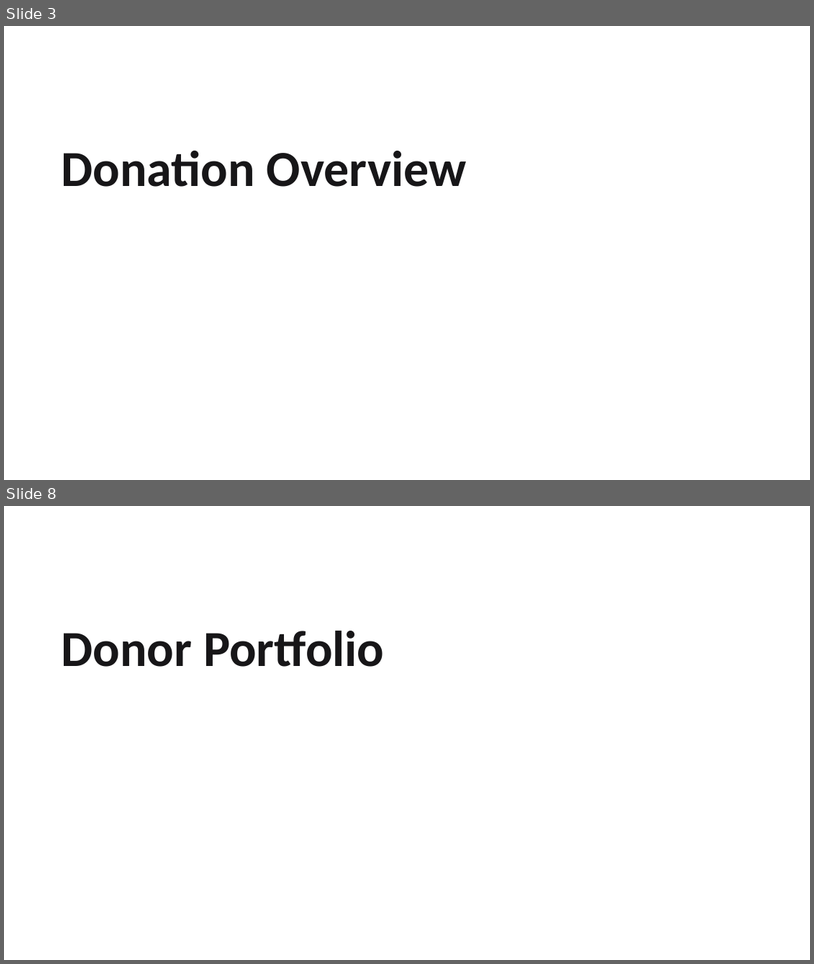
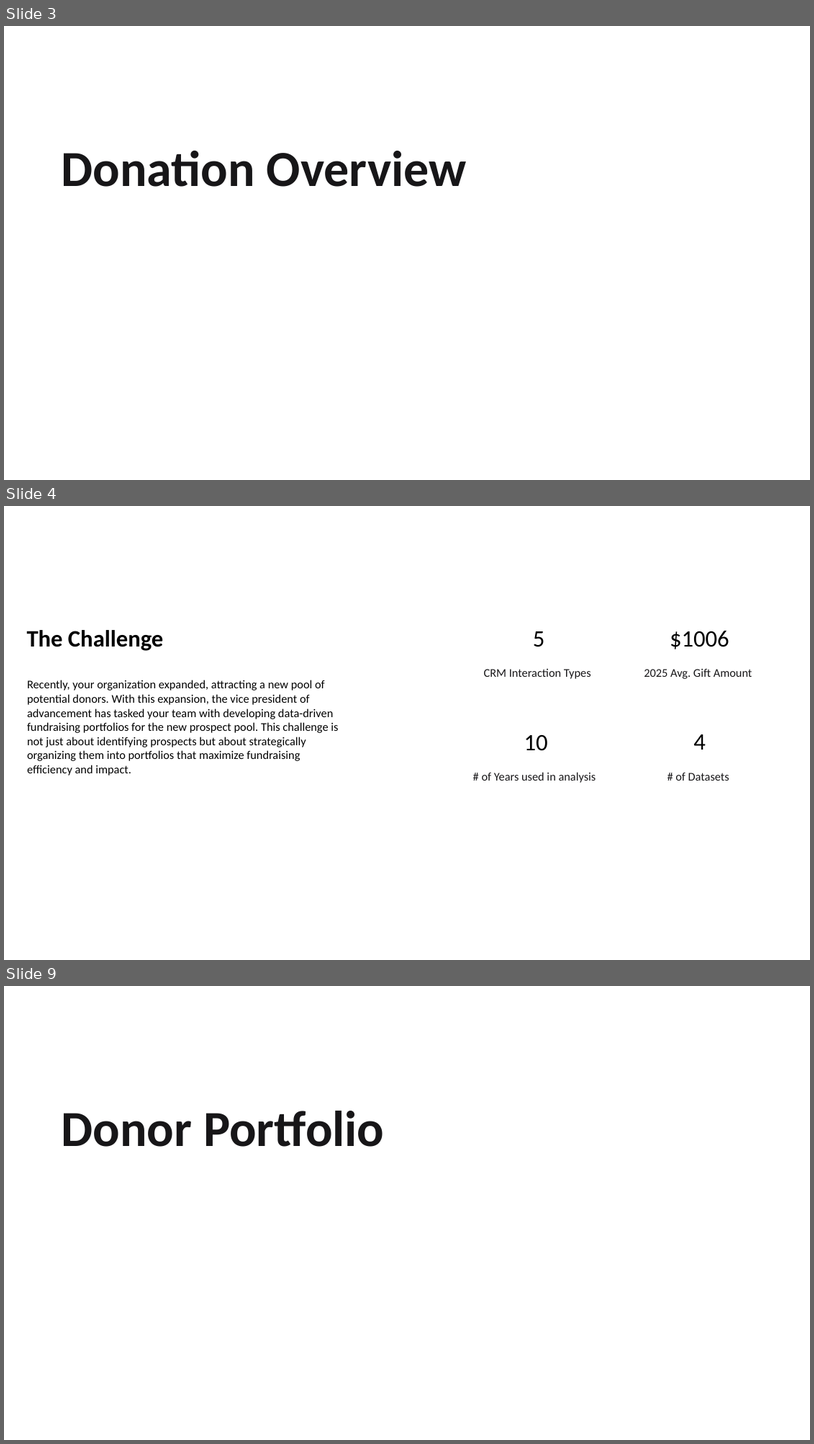
Before and after one commit to edimaudo/hackathon_coding_challenges, a slide deck: Apra/2025/apra_2025/Apra 2025 Data Science Challenge Deck.pptx. Shown one above the other, each under a label of ours: slides 3 and 8 before the commit, slides 3, 4 and 9 after it; the slides between them are not shown. The pictures are 814x964 and 814x1444 pixels, drawn with LibreOffice and Linux fonts; fonts in the diff are those of the drawing; background and template pictures are left out. Boxes give left, top, right and bottom in pixels: in the first picture for what was removed or moved away, otherwise in the second. Text is boxed around its words. In the diff, an @@ line names an element or a change of style, - is before the commit and + after.

```diff
--- a/Apra/2025/apra_2025/Apra 2025 Data Science Challenge Deck.pptx
+++ b/Apra/2025/apra_2025/Apra 2025 Data Science Challenge Deck.pptx
@@ slide 4 added at bbox=[4, 506, 810, 960], background picture (left out) @@
@@ line added from (618, 600) to (618, 811), #FFFFFF 0.75 pt dashed @@
@@ text added at bbox=[27, 630, 163, 651], 28 pt, text #000000, bold @@
+The Challenge
@@ text added at bbox=[533, 631, 545, 647], 28 pt, text #000000 @@
+5
@@ text added at bbox=[670, 631, 730, 649], 28 pt, text #000000 @@
+$1006
@@ text added at bbox=[484, 669, 592, 679], 14 pt, text #171618 @@
+CRM Interaction Types
@@ text added at bbox=[644, 669, 753, 679], 14 pt, text #171618 @@
+2025 Avg. Gift Amount
@@ text added at bbox=[27, 680, 338, 775], 14 pt, text #000000 @@
+Recently, your organization expanded, attracting a new pool of potential donors. With this expansion, the vice president of advancement has tasked your team with developing data-driven fundraising portfolios for the new prospect pool. This challenge is not just about identifying prospects but about strategically organizing them into portfolios that maximize fundraising efficiency and impact.
@@ line added from (458, 705) to (774, 705), #FFFFFF 0.75 pt dashed @@
@@ text added at bbox=[525, 734, 548, 751], 28 pt, text #000000 @@
+10
@@ text added at bbox=[694, 734, 706, 749], 28 pt, text #000000 @@
+4
@@ text added at bbox=[482, 772, 597, 782], 14 pt, text #171618 @@
+# of Years used in analysis
@@ text added at bbox=[676, 772, 730, 780], 14 pt, text #171618 @@
+# of Datasets
@@ what was slide 8 is now slide 9 @@
```
Also in this commit, not shown: 1 slide changed, 8 other slides added, 3 slides removed.
